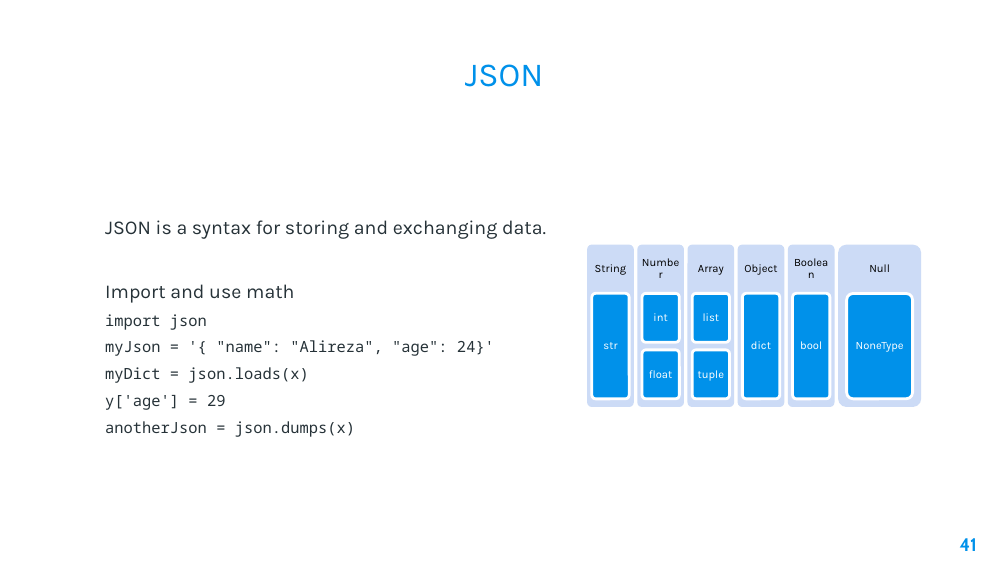
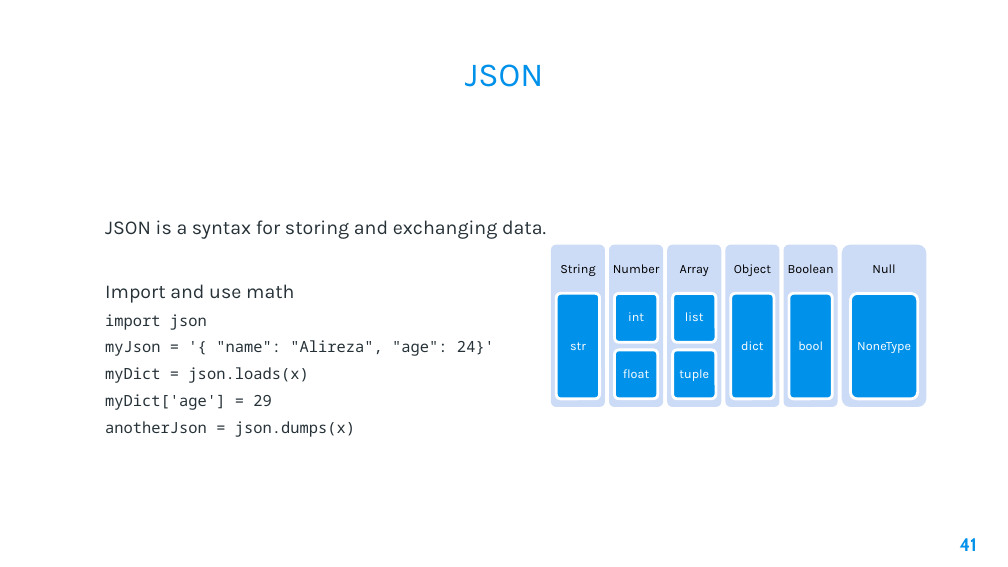
Before and after one commit to AleeRezaa/learn-python, a slide deck: slide 41 of Python.pptx. Drawn at 1008x567 pixels with LibreOffice and Linux fonts; fonts in the diff are those of the drawing; background and template pictures are left out. Boxes give left, top, right and bottom in pixels: in the first picture for what was removed or moved away, otherwise in the second. Text is boxed around its words. In the diff, an @@ line names an element or a change of style, - is before the commit and + after.

Commit message:
add numpy arrays

```diff
--- a/Python.pptx
+++ b/Python.pptx
@@ size 8 to 9 pt in 14 elements at (857, 342, 911, 353), (872, 264, 895, 273), (798, 341, 823, 350), (741, 341, 763, 350), (788, 264, 834, 273), (734, 264, 771, 276), (685, 312, 704, 321), (679, 369, 709, 381), (680, 265, 709, 276), (628, 312, 644, 321), (623, 369, 649, 378), (613, 264, 660, 273), (570, 342, 586, 350), (560, 264, 595, 276) @@
@@ text "String": place and size @@
-text "String" at (595, 264, 626, 275)
+text "String" at (560, 264, 595, 276)
@@ rounded rectangle: place and size @@
-rounded rectangle at (588, 245, 634, 407)
+rounded rectangle at (551, 245, 606, 407)
@@ text "Number": place and size @@
-text "Number" at (637, 245, 683, 293)
+text "Number" at (613, 264, 660, 273)
@@ rounded rectangle: place and size @@
-rounded rectangle at (637, 245, 683, 407)
+rounded rectangle at (609, 245, 663, 407)
@@ text "Array": place and size @@
-text "Array" at (698, 265, 724, 275)
+text "Array" at (680, 265, 709, 276)
@@ rounded rectangle: place and size @@
-rounded rectangle at (687, 245, 734, 407)
+rounded rectangle at (667, 245, 722, 407)
@@ text "Object": place and size @@
-text "Object" at (744, 264, 777, 275)
+text "Object" at (734, 264, 771, 276)
@@ rounded rectangle: place and size @@
-rounded rectangle at (738, 245, 784, 407)
+rounded rectangle at (726, 245, 780, 407)
@@ rounded rectangle: place and size @@
-rounded rectangle at (788, 245, 835, 407)
+rounded rectangle at (783, 245, 838, 407)
@@ rounded rectangle: place and size @@
-rounded rectangle at (838, 245, 920, 407)
+rounded rectangle at (842, 245, 926, 407)
@@ rounded rectangle: place and size @@
-rounded rectangle at (592, 293, 629, 399)
+rounded rectangle at (556, 293, 600, 399)
@@ text "str": place and size @@
-text "str" at (603, 342, 617, 349)
+text "str" at (570, 342, 586, 350)
@@ rounded rectangle: place and size @@
-rounded rectangle at (642, 293, 679, 343)
+rounded rectangle at (615, 293, 658, 343)
@@ text "int": place and size @@
-text "int" at (653, 313, 667, 321)
+text "int" at (628, 312, 644, 321)
@@ rounded rectangle: place and size @@
-rounded rectangle at (692, 293, 730, 343)
+rounded rectangle at (672, 293, 716, 343)
@@ text "list": place and size @@
-text "list" at (703, 313, 720, 321)
+text "list" at (685, 312, 704, 321)
@@ rounded rectangle: place and size @@
-rounded rectangle at (742, 293, 779, 399)
+rounded rectangle at (731, 293, 774, 399)
@@ text "dict": place and size @@
-text "dict" at (751, 341, 771, 349)
+text "dict" at (741, 341, 763, 350)
@@ rounded rectangle: place and size @@
-rounded rectangle at (847, 293, 913, 399)
+rounded rectangle at (851, 293, 918, 399)
@@ rounded rectangle: place and size @@
-rounded rectangle at (642, 350, 679, 399)
+rounded rectangle at (615, 350, 658, 399)
@@ text "float": place and size @@
-text "float" at (649, 370, 672, 378)
+text "float" at (623, 369, 649, 378)
@@ rounded rectangle: place and size @@
-rounded rectangle at (692, 350, 730, 399)
+rounded rectangle at (672, 350, 716, 399)
@@ text "tuple": place and size @@
-text "tuple" at (698, 370, 724, 381)
+text "tuple" at (679, 369, 709, 381)
@@ text at (105, 394, 272, 410): text changed @@
-y['age'] = 29
+myDict['age'] = 29
```
Also in this commit, not shown: 8 other slides changed, 6 slides added, 1 slide removed.
